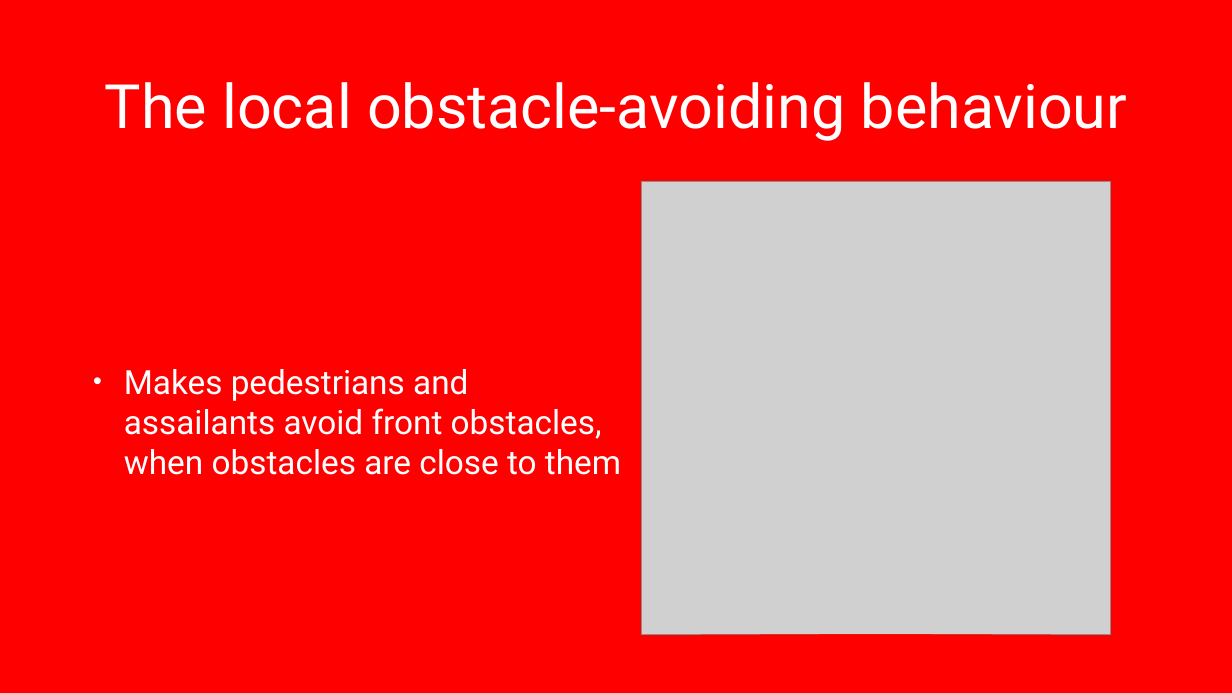
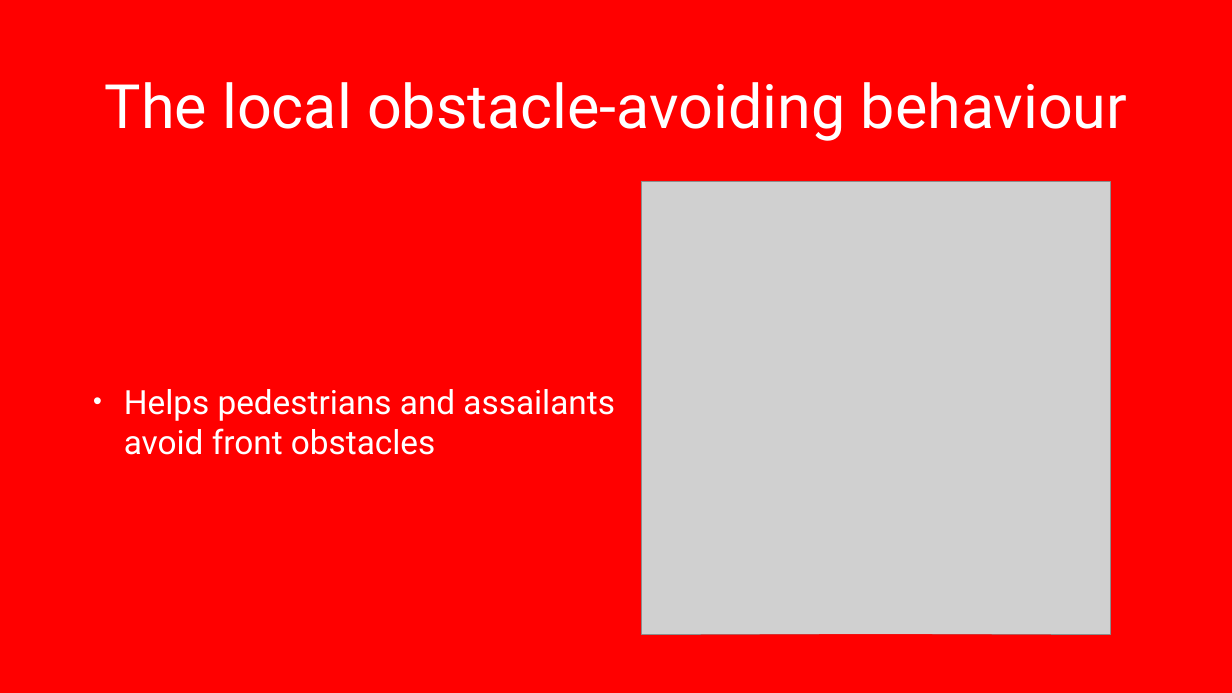
Before and after one commit to Blarc/crowd-evacuation, a slide deck: slide 4 of presentation/Crowd_simulation_sv.pptx. Drawn at 1232x693 pixels with LibreOffice and Linux fonts; fonts in the diff are those of the drawing; grey boxes stand for pictures; background and template pictures are left out. Boxes give left, top, right and bottom in pixels: in the first picture for what was removed or moved away, otherwise in the second. Text is boxed around its words. In the diff, an @@ line names an element or a change of style, - is before the commit and + after.

```diff
--- a/presentation/Crowd_simulation_sv.pptx
+++ b/presentation/Crowd_simulation_sv.pptx
@@ text at bbox=[124, 389, 615, 455]: text changed @@
-• Makes pedestrians and assailants avoid front obstacles, when obstacles are close to them
+• Helps pedestrians and assailants avoid front obstacles
```
Also in this commit, not shown: 5 other slides changed, 1 other file.
